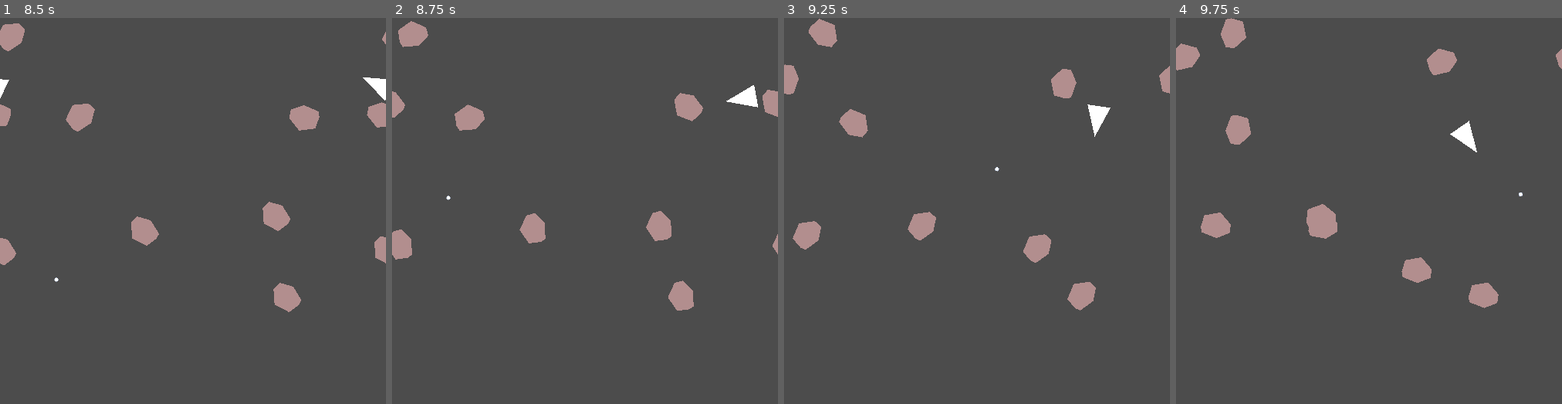
Above: before the commit, frames 1-4 (left to right).
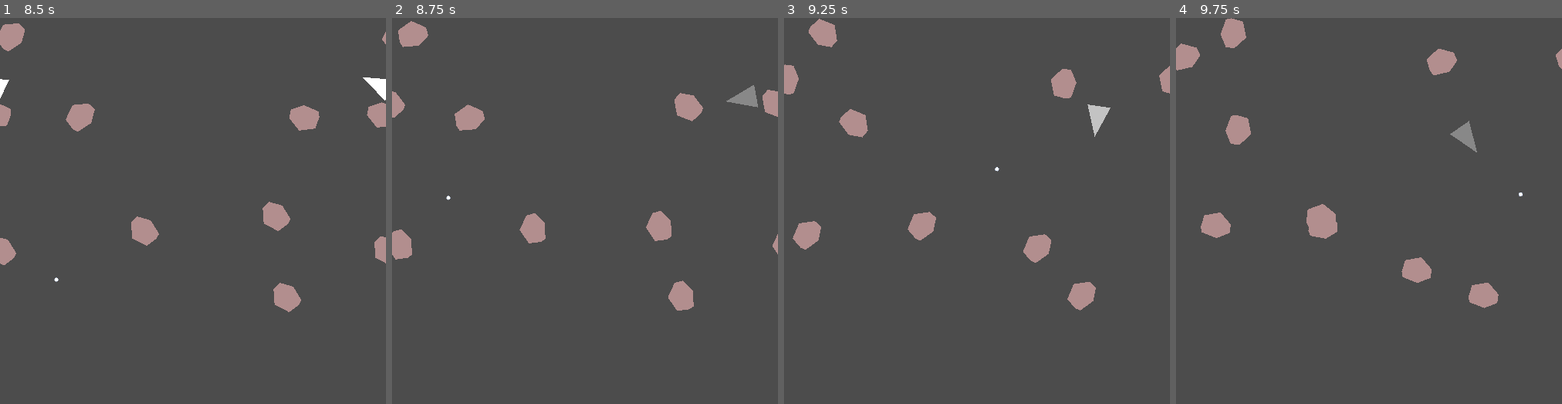
Above: after the commit, the same moments.

Repository: leddkire/godot-asteroids
Game: Godot game, scene res://StartOfGame.tscn
Two runs of this game, one before a commit and one after it. Both use one fixed random seed, a clock stepped at 60 frames per second and the inputs below.
Inputs (mouse positions are in pixels of both pictures, inside the frame that each line leads up to):
- Up to frame 1 (8.5 s): move the mouse to (277, 191) at 0.52 s; hold Right (move_right) 0.53-1.28 s; hold Space (shoot_projectile) 0.53-1.28 s; click (277, 191) at 0.67 s; move the mouse to (115, 230) at 1.27 s; hold Left (move_left) 1.28-2.03 s; tap Space (shoot_projectile) every 1.5 s from 1.35 to 7.35 s; move the mouse to (231, 126) at 2.02 s; hold Right (move_right) 2.03-2.78 s; hold Space (shoot_projectile) 2.03-2.78 s; move the mouse to (173, 288) at 2.77 s; hold Up (move_up) 2.78-3.53 s; click (173, 288) at 2.92 s; move the mouse to (308, 268) at 3.52 s; hold Space (shoot_projectile) 3.53-4.28 s; hold Left (move_left) 3.53-5.78 s; move the mouse to (77, 153) at 4.27 s; move the mouse to (212, 211) at 5.02 s; hold Space (shoot_projectile) 5.03-5.78 s; click (212, 211) at 5.17 s; move the mouse to (135, 114) at 5.77 s; hold Right (move_right) 5.78-6.53 s; move the mouse to (277, 191) at 6.52 s; hold Up (move_up) 6.53-7.28 s; hold Space (shoot_projectile) 6.53-7.28 s; move the mouse to (115, 230) at 7.27 s; hold Right (move_right) 7.28-8.03 s; click (115, 230) at 7.42 s; move the mouse to (231, 126) at 8.02 s; hold Left (move_left) from 8.03 s (still down); hold Space (shoot_projectile) from 8.03 s (still down)
- Up to frame 2 (8.75 s): keep holding Left (move_left); keep holding Space (shoot_projectile)
- Up to frame 3 (9.25 s): keep holding Left (move_left); move the mouse to (957, 288) at 8.77 s; release Space (shoot_projectile) at 8.78 s; tap Space (shoot_projectile) at 8.85 s
- Up to frame 4 (9.75 s): move the mouse to (1484, 268) at 9.52 s; release Left (move_left) at 9.53 s; hold Up (move_up) from 9.53 s (still down); hold Space (shoot_projectile) from 9.53 s (still down); click (1484, 268) at 9.67 s

Frame 1 is identical in both runs. In frame 2, 0.2% of the frame differs, in the area x 86-95%, y 17-24%; in frame 3, 0.2%, in the area x 78-85%, y 22-31%; in frame 4, 0.2%.

Commit message:
Fix Asteroid collision with ship

Diff:
--- a/ship/ship.gd
+++ b/ship/ship.gd
@@ -72,7 +72,7 @@
     self.position = pos
 
 func _on_Area2D_body_entered(body):
-    if body is Asteroid:
+    if body is AsteroidScreenInstance:
         ship_antenna.ship_collided_with_asteroid()
 
 func _on_ship_collided_with_asteroid():
